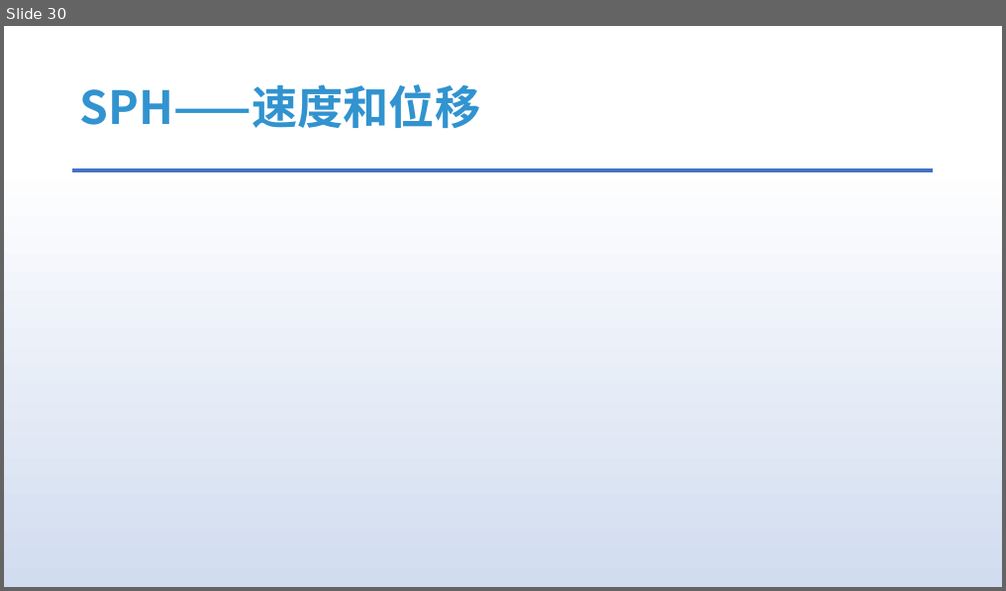
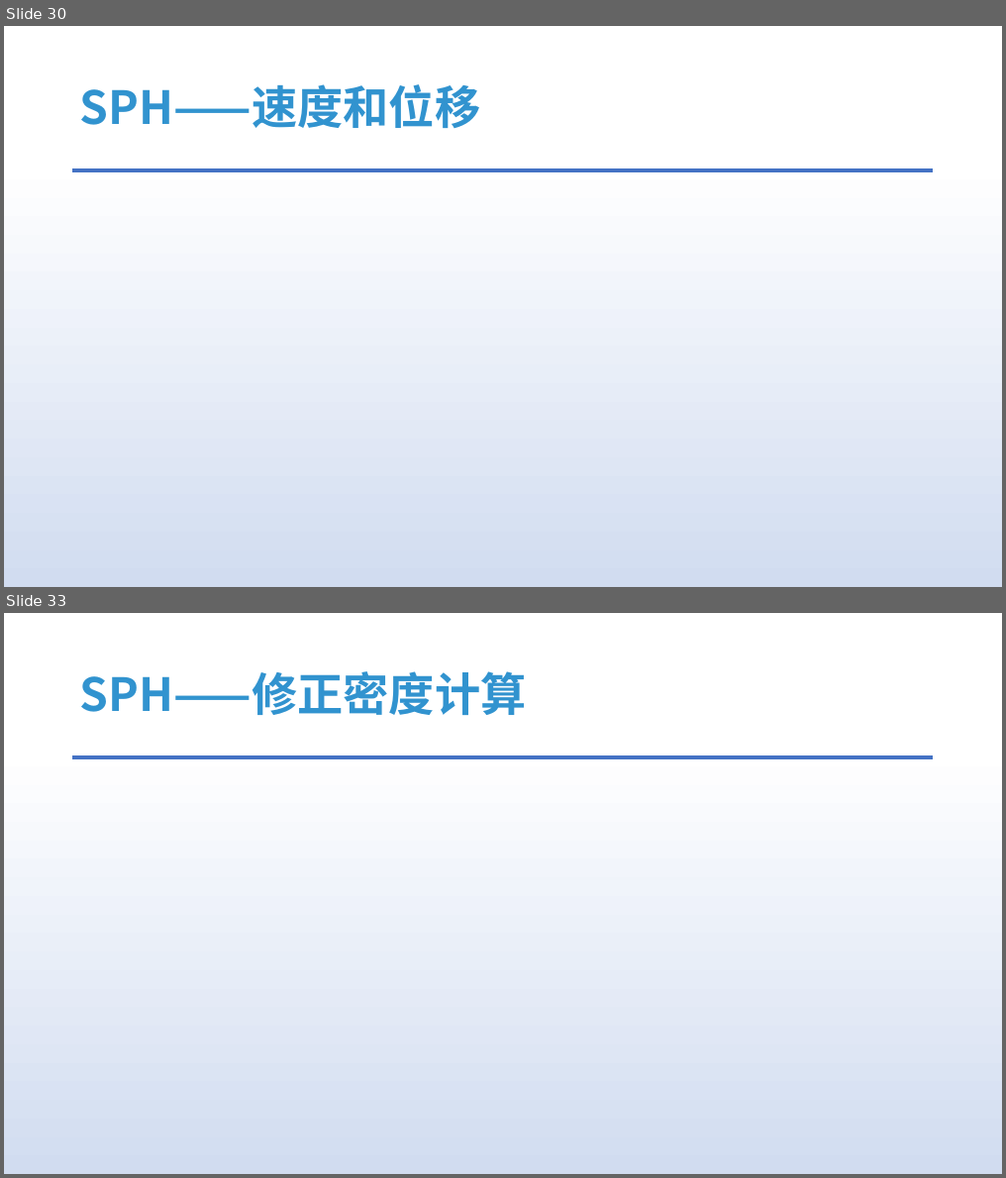
Before and after one commit to answerear/UnityFluid, a slide deck: doc/流体模拟入门分享.pptx. Shown one above the other, each under a label of ours: slide 30 before the commit, slides 30 and 33 after it; the slides between them are not shown. The pictures are 1006x591 and 1006x1178 pixels, drawn with LibreOffice and Linux fonts; fonts in the diff are those of the drawing; grey boxes stand for pictures. Boxes give left, top, right and bottom in pixels: in the first picture for what was removed or moved away, otherwise in the second. Text is boxed around its words. In the diff, an @@ line names an element or a change of style, - is before the commit and + after.

```diff
--- a/doc/流体模拟入门分享.pptx
+++ b/doc/流体模拟入门分享.pptx
@@ slide 33 added at [4,613,1002,1174], background gradient #FFFFFF to #D1DCF0 to #DAE3F3 to #ABC0E4 to #BECEEA to #C7D5ED; not listed: 1 template element that a slide beside it also shows @@
@@ title added at [80,671,527,715], 44 pt, text #3193CF, bold @@
+SPH——修正密度计算
```
Also in this commit, not shown: 6 slides changed, 1 other slide added, 14 slides removed.
